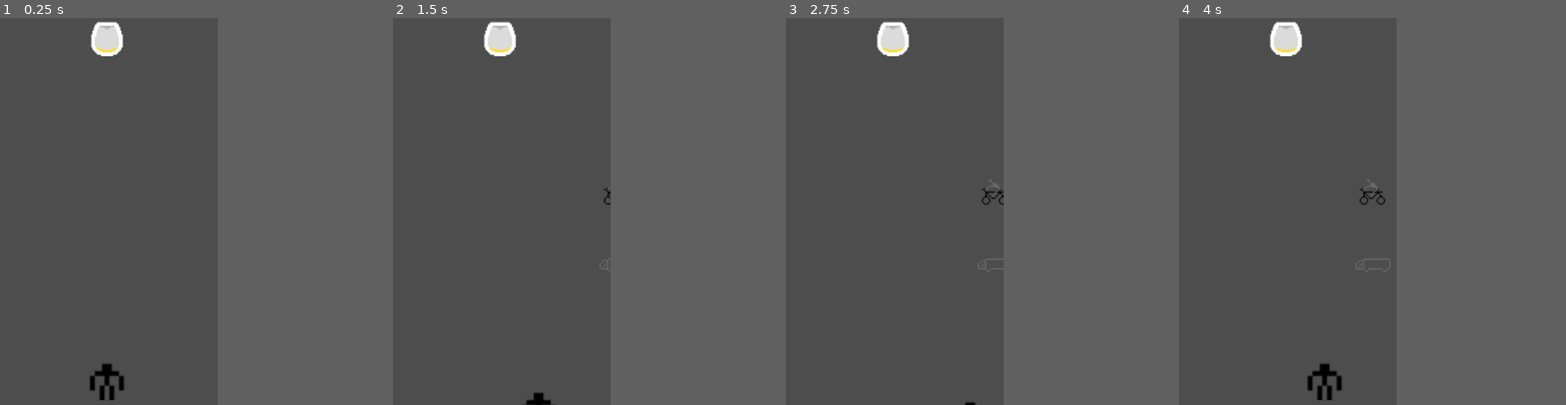
Above: before the commit, frames 1-4 (left to right).
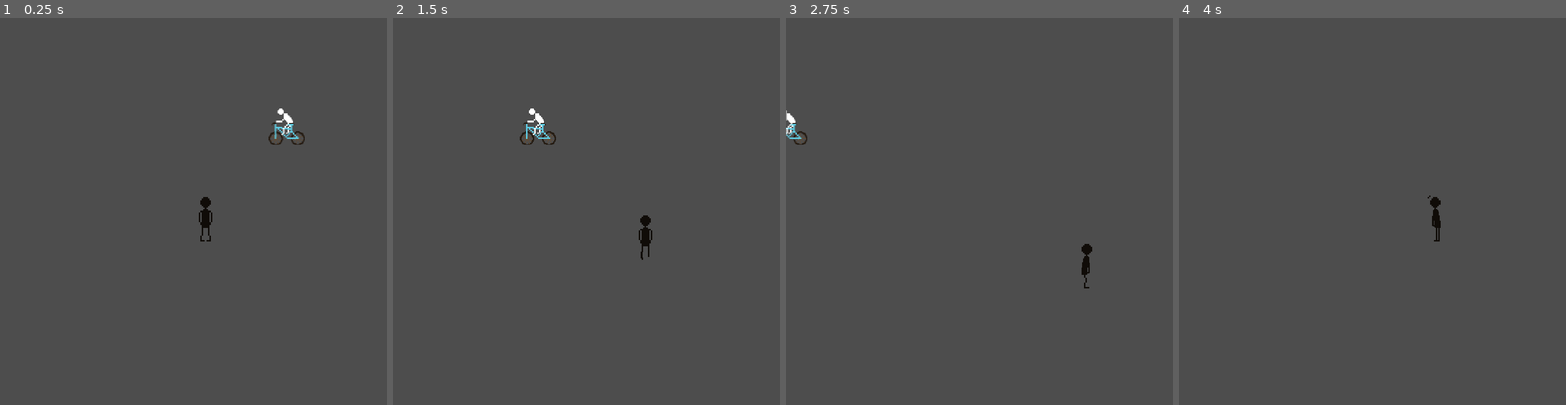
Above: after the commit, the same moments.

Repository: problem-18-dev/I-need-to-go
Game: Godot game, scene res://scenes/main.tscn
Same seed, same stepped clock (60 frames per second), same inputs: the game is played once before the commit and once after it. The project has no main scene, so this scene is started directly.
Inputs:
- Up to frame 1 (0.25 s): no input
- Up to frame 2 (1.5 s): hold D (move_right) 0.53-1.28 s; hold S (move_down) from 1.28 s (still down)
- Up to frame 3 (2.75 s): release S (move_down) at 2.03 s; hold D (move_right) from 2.03 s (still down)
- Up to frame 4 (4 s): release D (move_right) at 2.78 s; hold W (move_up) 2.78-3.53 s; hold A (move_left) from 3.53 s (still down)
In our replay, the window is 450x800 before the commit and 800x800 after it. These sizes can differ from the game's own. Grey fills any space a smaller window leaves; there, only what the larger window draws over its background counts as a difference.

The runs differ from the first frame. In frame 1, 1.6% of the frame differs, in the area x 23-79%, y 0-99%; in frame 2, 1.3%; in frame 3, 1.1%; in frame 4, 1.3%.

Commit message:
feat: biker, truck & player sprites + animations

Diff:
--- a/project.godot
+++ b/project.godot
@@ -16,11 +16,11 @@
 
 [display]
 
-window/size/viewport_width=360
-window/size/viewport_height=640
-window/size/window_width_override=720
-window/size/window_height_override=1280
-window/stretch/mode="canvas_items"
+window/size/viewport_width=512
+window/size/viewport_height=512
+window/size/window_width_override=1024
+window/size/window_height_override=1024
+window/stretch/mode="viewport"
 window/stretch/aspect="expand"
 window/stretch/scale_mode="integer"
 window/handheld/orientation=1
--- /dev/null
+++ b/scenes/biker/biker.gd
@@ -0,0 +1,12 @@
+extends Obstacle
+
+
+enum Animations {BLUE, GREEN, RED}
+
+@export var animation: Animations
+
+var animations := ['blue', 'green', 'red']
+
+# Called when the node enters the scene tree for the first time.
+func _ready() -> void:
+	$AnimatedSprite2D.play(animations[animation])
--- a/scenes/biker/biker.tscn
+++ b/scenes/biker/biker.tscn
@@ -1,18 +1,83 @@
-[gd_scene load_steps=4 format=3 uid="uid://qgnytcm01up3"]
+[gd_scene load_steps=14 format=3 uid="uid://c2gwwmdtf0qhl"]
 
-[ext_resource type="PackedScene" uid="uid://cpro0h54ppmqc" path="res://scenes/obstacle/obstacle.tscn" id="1_ga100"]
-[ext_resource type="Texture2D" uid="uid://jx6wkmryxr0s" path="res://assets/images/biker.png" id="2_h2ltg"]
+[ext_resource type="PackedScene" uid="uid://cpro0h54ppmqc" path="res://scenes/obstacle/obstacle.tscn" id="1_nl00s"]
+[ext_resource type="Script" uid="uid://b65b7k1sfaolu" path="res://scenes/biker/biker.gd" id="2_m4ak3"]
+[ext_resource type="Texture2D" uid="uid://cyv61t3jifbng" path="res://assets/images/biker_blue.png" id="2_nl00s"]
+[ext_resource type="Texture2D" uid="uid://cvw7iojrgv8lw" path="res://assets/images/biker_green.png" id="4_4a2hw"]
+[ext_resource type="Texture2D" uid="uid://deltiird3rqx8" path="res://assets/images/biker_red.png" id="5_gtxuu"]
 
 [sub_resource type="RectangleShape2D" id="RectangleShape2D_h2ltg"]
-size = Vector2(42, 42)
+size = Vector2(48, 34)
 
-[node name="Biker" instance=ExtResource("1_ga100")]
+[sub_resource type="AtlasTexture" id="AtlasTexture_h2ltg"]
+atlas = ExtResource("2_nl00s")
+region = Rect2(0, 0, 48, 48)
+
+[sub_resource type="AtlasTexture" id="AtlasTexture_m4ak3"]
+atlas = ExtResource("2_nl00s")
+region = Rect2(48, 0, 48, 48)
+
+[sub_resource type="AtlasTexture" id="AtlasTexture_gtxuu"]
+atlas = ExtResource("4_4a2hw")
+region = Rect2(0, 0, 48, 48)
+
+[sub_resource type="AtlasTexture" id="AtlasTexture_rboll"]
+atlas = ExtResource("4_4a2hw")
+region = Rect2(48, 0, 48, 48)
+
+[sub_resource type="AtlasTexture" id="AtlasTexture_632lg"]
+atlas = ExtResource("5_gtxuu")
+region = Rect2(0, 0, 48, 48)
+
+[sub_resource type="AtlasTexture" id="AtlasTexture_qv62e"]
+atlas = ExtResource("5_gtxuu")
+region = Rect2(48, 0, 48, 48)
+
+[sub_resource type="SpriteFrames" id="SpriteFrames_ga100"]
+animations = [{
+"frames": [{
+"duration": 1.0,
+"texture": SubResource("AtlasTexture_h2ltg")
+}, {
+"duration": 1.0,
+"texture": SubResource("AtlasTexture_m4ak3")
+}],
+"loop": true,
+"name": &"blue",
+"speed": 6.0
+}, {
+"frames": [{
+"duration": 1.0,
+"texture": SubResource("AtlasTexture_gtxuu")
+}, {
+"duration": 1.0,
+"texture": SubResource("AtlasTexture_rboll")
+}],
+"loop": true,
+"name": &"green",
+"speed": 6.0
+}, {
+"frames": [{
+"duration": 1.0,
+"texture": SubResource("AtlasTexture_632lg")
+}, {
+"duration": 1.0,
+"texture": SubResource("AtlasTexture_qv62e")
+}],
+"loop": true,
+"name": &"red",
+"speed": 6.0
+}]
+
+[node name="Biker" instance=ExtResource("1_nl00s")]
+script = ExtResource("2_m4ak3")
+animation = 0
 
 [node name="CollisionShape2D" parent="." index="0"]
-position = Vector2(1, -21)
+position = Vector2(1, -17)
 shape = SubResource("RectangleShape2D_h2ltg")
 
-[node name="Sprite2D" parent="." index="1"]
-position = Vector2(4, -32)
-scale = Vector2(2, 2)
-texture = ExtResource("2_h2ltg")
+[node name="AnimatedSprite2D" parent="." index="1"]
+position = Vector2(1, -24)
+sprite_frames = SubResource("SpriteFrames_ga100")
+animation = &"blue"
--- a/scenes/main.tscn
+++ b/scenes/main.tscn
@@ -1,22 +1,12 @@
-[gd_scene load_steps=5 format=3 uid="uid://bl1xwmos5n71v"]
+[gd_scene load_steps=3 format=3 uid="uid://bl1xwmos5n71v"]
 
 [ext_resource type="PackedScene" uid="uid://cbbyts6c0gnmp" path="res://scenes/player/player.tscn" id="1_o5qli"]
-[ext_resource type="PackedScene" uid="uid://c2gwwmdtf0qhl" path="res://scenes/truck/truck.tscn" id="2_0wfyh"]
-[ext_resource type="PackedScene" uid="uid://qgnytcm01up3" path="res://scenes/biker/biker.tscn" id="3_sugp2"]
-[ext_resource type="PackedScene" uid="uid://ixsmnsmfaq6j" path="res://scenes/urinal/urinal.tscn" id="4_jyhfs"]
+[ext_resource type="PackedScene" uid="uid://c2gwwmdtf0qhl" path="res://scenes/biker/biker.tscn" id="2_0wfyh"]
 
 [node name="Main" type="Node"]
 
 [node name="Player" parent="." instance=ExtResource("1_o5qli")]
-position = Vector2(177, 600)
+position = Vector2(272, 296)
 
-[node name="Truck" parent="." instance=ExtResource("2_0wfyh")]
-position = Vector2(401, 420)
-speed = 20.0
-
-[node name="Biker" parent="." instance=ExtResource("3_sugp2")]
-position = Vector2(399, 309)
-speed = 20.0
-
-[node name="Urinal" parent="." instance=ExtResource("4_jyhfs")]
-position = Vector2(177, 63)
+[node name="Biker" parent="." instance=ExtResource("2_0wfyh")]
+position = Vector2(416, 168)
--- a/scenes/obstacle/obstacle.gd
+++ b/scenes/obstacle/obstacle.gd
@@ -3,11 +3,13 @@
 
 
 @export var speed := 150.0
-@export var direction := Vector2.LEFT
+@export var go_right := false
 
 
 func _process(delta: float) -> void:
+	var direction := Vector2.RIGHT if go_right else Vector2.LEFT
 	position += direction * speed * delta
+	$AnimatedSprite2D.flip_h = true if go_right else false
 
 
 func _on_body_entered(body: Node2D) -> void:
--- a/scenes/obstacle/obstacle.tscn
+++ b/scenes/obstacle/obstacle.tscn
@@ -1,6 +1,8 @@
-[gd_scene load_steps=2 format=3 uid="uid://cpro0h54ppmqc"]
+[gd_scene load_steps=3 format=3 uid="uid://cpro0h54ppmqc"]
 
 [ext_resource type="Script" uid="uid://cs1v8v51w5aku" path="res://scenes/obstacle/obstacle.gd" id="1_f7iuw"]
+
+[sub_resource type="SpriteFrames" id="SpriteFrames_f7iuw"]
 
 [node name="Obstacle" type="Area2D"]
 collision_layer = 2
@@ -10,6 +12,7 @@
 
 [node name="CollisionShape2D" type="CollisionShape2D" parent="."]
 
-[node name="Sprite2D" type="Sprite2D" parent="."]
+[node name="AnimatedSprite2D" type="AnimatedSprite2D" parent="."]
+sprite_frames = SubResource("SpriteFrames_f7iuw")
 
 [connection signal="body_entered" from="." to="." method="_on_body_entered"]
--- a/scenes/player/player.gd
+++ b/scenes/player/player.gd
@@ -28,16 +28,29 @@
 
 	if Input.is_action_just_pressed("move_up"):
 		_direction = Vector2.UP
+		$AnimatedSprite2D.play("walk_vertical")
 	elif Input.is_action_just_pressed("move_down"):
 		_direction = Vector2.DOWN
+		$AnimatedSprite2D.flip_h = true
+		$AnimatedSprite2D.play("walk_vertical")
 	elif Input.is_action_just_pressed("move_left"):
 		_direction = Vector2.LEFT
+		$AnimatedSprite2D.play("walk_side")
+		$AnimatedSprite2D.flip_h = true
 	elif Input.is_action_just_pressed("move_right"):
 		_direction = Vector2.RIGHT
+		$AnimatedSprite2D.play("walk_side")
+		$AnimatedSprite2D.flip_h = false
 
 	if _direction != Vector2.ZERO:
 		$MovementTimer.start()
 
 
 func _on_movement_timer_timeout() -> void:
+	match _direction:
+		Vector2.UP, Vector2.DOWN:
+			$AnimatedSprite2D.play("idle")
+		Vector2.LEFT, Vector2.RIGHT:
+			$AnimatedSprite2D.play("idle_side")
+
 	_direction = Vector2.ZERO
--- a/scenes/player/player.tscn
+++ b/scenes/player/player.tscn
@@ -1,28 +1,145 @@
-[gd_scene load_steps=4 format=3 uid="uid://cbbyts6c0gnmp"]
+[gd_scene load_steps=21 format=3 uid="uid://cbbyts6c0gnmp"]
 
-[ext_resource type="Texture2D" uid="uid://ckthbbktrcj6e" path="res://assets/images/man.png" id="1_8afob"]
 [ext_resource type="Script" uid="uid://c5bipvgnp4q7b" path="res://scenes/player/player.gd" id="1_dovo2"]
+[ext_resource type="Texture2D" uid="uid://dbq3rcsbtxjx" path="res://assets/images/man_idle.png" id="2_dovo2"]
+[ext_resource type="Texture2D" uid="uid://cagajk1y2eqnv" path="res://assets/images/man_idle_side.png" id="3_p47bc"]
+[ext_resource type="Texture2D" uid="uid://dloxj8hnlxnvy" path="res://assets/images/man_walk_side.png" id="4_75vfm"]
+[ext_resource type="Texture2D" uid="uid://bcafe1ck5aip2" path="res://assets/images/man_walk_vertical.png" id="5_0owmy"]
 
 [sub_resource type="RectangleShape2D" id="RectangleShape2D_dovo2"]
-size = Vector2(56, 61)
+size = Vector2(18, 59)
+
+[sub_resource type="AtlasTexture" id="AtlasTexture_dovo2"]
+atlas = ExtResource("2_dovo2")
+region = Rect2(0, 0, 64, 64)
+
+[sub_resource type="AtlasTexture" id="AtlasTexture_gmlin"]
+atlas = ExtResource("2_dovo2")
+region = Rect2(64, 0, 64, 64)
+
+[sub_resource type="AtlasTexture" id="AtlasTexture_qek5x"]
+atlas = ExtResource("3_p47bc")
+region = Rect2(0, 0, 64, 64)
+
+[sub_resource type="AtlasTexture" id="AtlasTexture_5gtgg"]
+atlas = ExtResource("3_p47bc")
+region = Rect2(64, 0, 64, 64)
+
+[sub_resource type="AtlasTexture" id="AtlasTexture_h17s1"]
+atlas = ExtResource("4_75vfm")
+region = Rect2(0, 0, 64, 64)
+
+[sub_resource type="AtlasTexture" id="AtlasTexture_je7p5"]
+atlas = ExtResource("4_75vfm")
+region = Rect2(64, 0, 64, 64)
+
+[sub_resource type="AtlasTexture" id="AtlasTexture_fm80t"]
+atlas = ExtResource("4_75vfm")
+region = Rect2(128, 0, 64, 64)
+
+[sub_resource type="AtlasTexture" id="AtlasTexture_gx1jg"]
+atlas = ExtResource("4_75vfm")
+region = Rect2(192, 0, 64, 64)
+
+[sub_resource type="AtlasTexture" id="AtlasTexture_ugbui"]
+atlas = ExtResource("4_75vfm")
+region = Rect2(256, 0, 64, 64)
+
+[sub_resource type="AtlasTexture" id="AtlasTexture_fcs02"]
+atlas = ExtResource("5_0owmy")
+region = Rect2(0, 0, 64, 64)
+
+[sub_resource type="AtlasTexture" id="AtlasTexture_myrg7"]
+atlas = ExtResource("5_0owmy")
+region = Rect2(64, 0, 64, 64)
+
+[sub_resource type="AtlasTexture" id="AtlasTexture_kvlxm"]
+atlas = ExtResource("5_0owmy")
+region = Rect2(128, 0, 64, 64)
+
+[sub_resource type="AtlasTexture" id="AtlasTexture_uf5tr"]
+atlas = ExtResource("5_0owmy")
+region = Rect2(192, 0, 64, 64)
+
+[sub_resource type="SpriteFrames" id="SpriteFrames_lvxji"]
+animations = [{
+"frames": [{
+"duration": 1.0,
+"texture": SubResource("AtlasTexture_dovo2")
+}, {
+"duration": 1.0,
+"texture": SubResource("AtlasTexture_gmlin")
+}],
+"loop": true,
+"name": &"idle",
+"speed": 1.5
+}, {
+"frames": [{
+"duration": 1.0,
+"texture": SubResource("AtlasTexture_qek5x")
+}, {
+"duration": 1.0,
+"texture": SubResource("AtlasTexture_5gtgg")
+}],
+"loop": true,
+"name": &"idle_side",
+"speed": 1.5
+}, {
+"frames": [{
+"duration": 1.0,
+"texture": SubResource("AtlasTexture_h17s1")
+}, {
+"duration": 1.0,
+"texture": SubResource("AtlasTexture_je7p5")
+}, {
+"duration": 1.0,
+"texture": SubResource("AtlasTexture_fm80t")
+}, {
+"duration": 1.0,
+"texture": SubResource("AtlasTexture_gx1jg")
+}, {
+"duration": 1.0,
+"texture": SubResource("AtlasTexture_ugbui")
+}],
+"loop": true,
+"name": &"walk_side",
+"speed": 10.0
+}, {
+"frames": [{
+"duration": 1.0,
+"texture": SubResource("AtlasTexture_fcs02")
+}, {
+"duration": 1.0,
+"texture": SubResource("AtlasTexture_myrg7")
+}, {
+"duration": 1.0,
+"texture": SubResource("AtlasTexture_kvlxm")
+}, {
+"duration": 1.0,
+"texture": SubResource("AtlasTexture_uf5tr")
+}],
+"loop": true,
+"name": &"walk_vertical",
+"speed": 10.0
+}]
 
 [node name="Player" type="CharacterBody2D"]
 collision_mask = 0
 script = ExtResource("1_dovo2")
-move_speed = 240.0
-move_time = 0.25
 metadata/_edit_group_ = true
 
 [node name="CollisionShape2D" type="CollisionShape2D" parent="."]
-position = Vector2(0, 1.5)
+position = Vector2(0, -29.5)
 shape = SubResource("RectangleShape2D_dovo2")
-
-[node name="Sprite2D" type="Sprite2D" parent="."]
-scale = Vector2(4, 4)
-texture = ExtResource("1_8afob")
 
 [node name="MovementTimer" type="Timer" parent="."]
 wait_time = 0.5
 one_shot = true
 
+[node name="AnimatedSprite2D" type="AnimatedSprite2D" parent="."]
+position = Vector2(0, -32)
+sprite_frames = SubResource("SpriteFrames_lvxji")
+animation = &"walk_vertical"
+autoplay = "idle"
+
 [connection signal="timeout" from="MovementTimer" to="." method="_on_movement_timer_timeout"]
--- a/scenes/truck/truck.gd
+++ /dev/null
@@ -1 +0,0 @@
-extends Obstacle
--- a/scenes/truck/truck.tscn
+++ b/scenes/truck/truck.tscn
@@ -1,19 +1,39 @@
-[gd_scene load_steps=4 format=3 uid="uid://c2gwwmdtf0qhl"]
+[gd_scene load_steps=7 format=3 uid="uid://bfpbpl8txmucx"]
 
 [ext_resource type="PackedScene" uid="uid://cpro0h54ppmqc" path="res://scenes/obstacle/obstacle.tscn" id="1_nl00s"]
 [ext_resource type="Texture2D" uid="uid://h6cykkicvrm1" path="res://assets/images/truck.png" id="2_u5nev"]
 
 [sub_resource type="RectangleShape2D" id="RectangleShape2D_nl00s"]
-size = Vector2(58, 22)
+size = Vector2(124, 56)
+
+[sub_resource type="AtlasTexture" id="AtlasTexture_u5nev"]
+atlas = ExtResource("2_u5nev")
+region = Rect2(0, 0, 128, 64)
+
+[sub_resource type="AtlasTexture" id="AtlasTexture_oim3y"]
+atlas = ExtResource("2_u5nev")
+region = Rect2(128, 0, 128, 64)
+
+[sub_resource type="SpriteFrames" id="SpriteFrames_3ida5"]
+animations = [{
+"frames": [{
+"duration": 1.0,
+"texture": SubResource("AtlasTexture_u5nev")
+}, {
+"duration": 1.0,
+"texture": SubResource("AtlasTexture_oim3y")
+}],
+"loop": true,
+"name": &"default",
+"speed": 5.0
+}]
 
 [node name="Truck" instance=ExtResource("1_nl00s")]
-monitorable = false
 
 [node name="CollisionShape2D" parent="." index="0"]
-position = Vector2(0, -11)
+position = Vector2(0, -28)
 shape = SubResource("RectangleShape2D_nl00s")
 
-[node name="Sprite2D" parent="." index="1"]
-position = Vector2(-1, -16)
-scale = Vector2(2, 2)
-texture = ExtResource("2_u5nev")
+[node name="AnimatedSprite2D" parent="." index="1"]
+position = Vector2(0, -32)
+sprite_frames = SubResource("SpriteFrames_3ida5")
--- a/scenes/urinal/urinal.tscn
+++ b/scenes/urinal/urinal.tscn
@@ -3,15 +3,15 @@
 [ext_resource type="Texture2D" uid="uid://degy14v5bvgd3" path="res://assets/images/urinal.png" id="1_udmgn"]
 
 [sub_resource type="RectangleShape2D" id="RectangleShape2D_yfsqg"]
-size = Vector2(52, 56)
+size = Vector2(40, 41.48)
 
 [node name="Urinal" type="Area2D"]
 
 [node name="CollisionShape2D" type="CollisionShape2D" parent="."]
-position = Vector2(0, -28)
+position = Vector2(0, -21.26)
 shape = SubResource("RectangleShape2D_yfsqg")
 
 [node name="Sprite2D" type="Sprite2D" parent="."]
-position = Vector2(0, -32)
-scale = Vector2(2, 2)
+position = Vector2(0, -24)
+scale = Vector2(1.5, 1.5)
 texture = ExtResource("1_udmgn")
Binary file added: assets/images/biker_blue.png
Not shown, added: assets/images/biker_blue.png.import
Binary file added: assets/images/biker_green.png
Not shown, added: assets/images/biker_green.png.import
Binary file added: assets/images/biker_red.png
Not shown, added: assets/images/biker_red.png.import
Binary file removed: assets/images/man.png
Binary file added: assets/images/man_idle.png
Not shown, added: assets/images/man_idle.png.import
Binary file added: assets/images/man_idle_side.png
Not shown, added: assets/images/man_idle_side.png.import
Binary file added: assets/images/man_walk_side.png
(and 6 more such lines)
